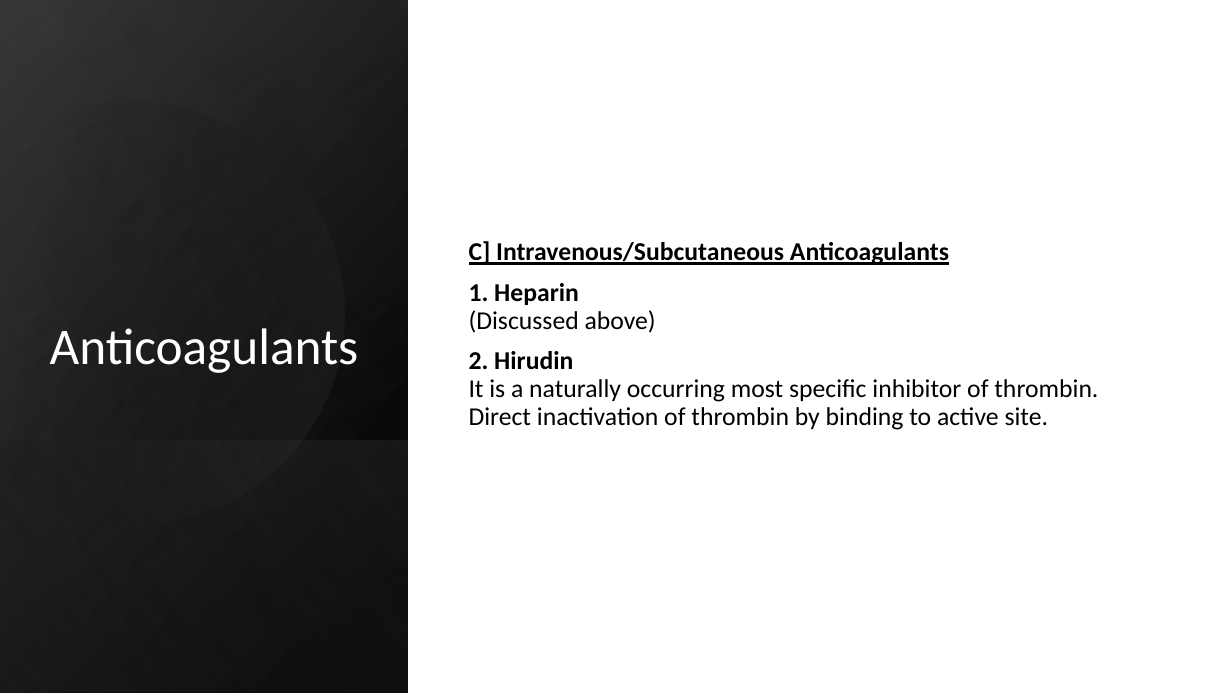
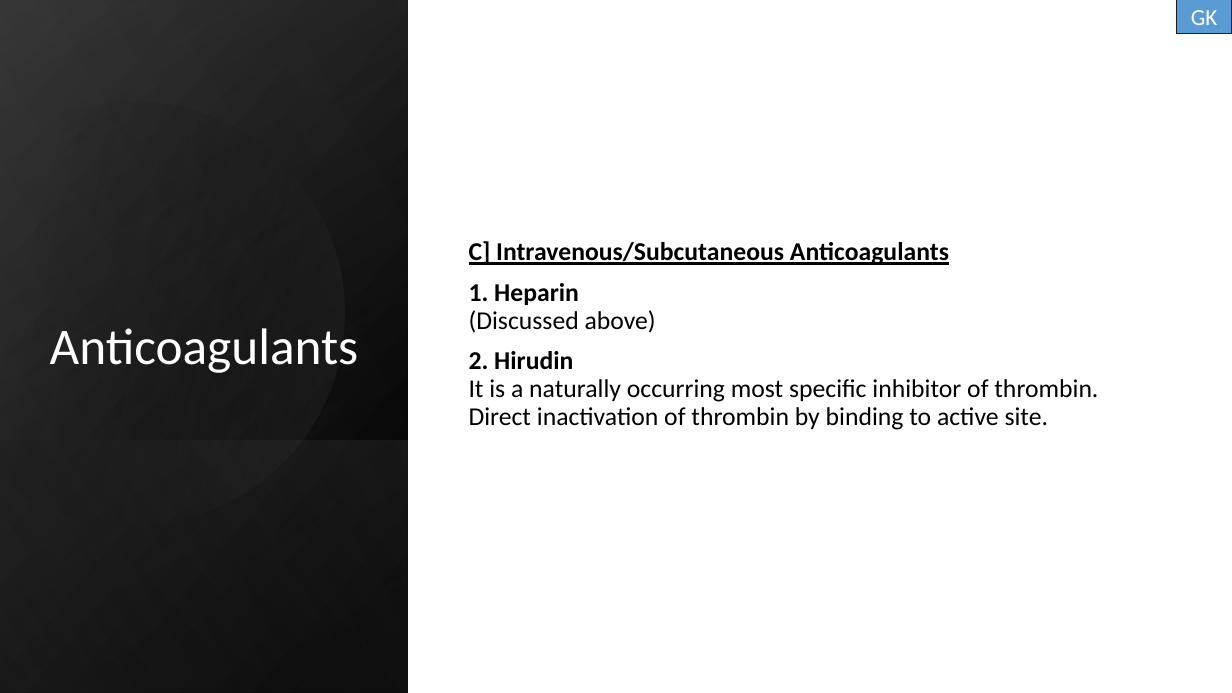
Before and after one commit to RubixStars/RubixTeam, a slide deck: slide 16 of seminar.pptx. Drawn at 1232x693 pixels with LibreOffice and Linux fonts; fonts in the diff are those of the drawing. Boxes give left, top, right and bottom in pixels: in the first picture for what was removed or moved away, otherwise in the second. Text is boxed around its words. In the diff, an @@ line names an element or a change of style, - is before the commit and + after.

```diff
--- a/seminar.pptx
+++ b/seminar.pptx
@@ rectangle added at bbox=[1177, 0, 1232, 34], fill #5B9BD5, outline #1C1C1C 1 pt, 18 pt, text #FFFFFF @@
+GK
```
Also in this commit, not shown: 21 other slides changed, 5 slides added, 2 slides removed.
